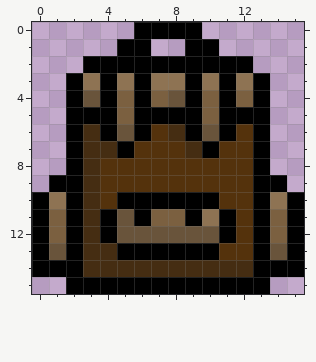
Two states of a pixel-art sprite, src/main/resources/icons/Backpack16x16.png. The first picture shows the starting point.
The file is 16x16 pixels.
And afterwards:
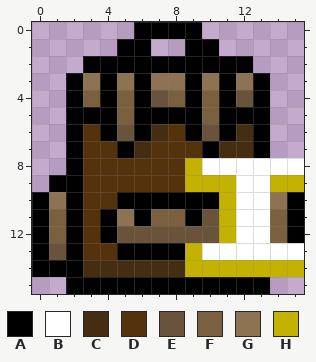
Palette (. is transparent): A #000000  B #ffffff  C #452d12  D #54320c  E #69543b  F #7b6040  G #8e7353  H #c3b300
What changed:
Changed rows in their new state; - is an unchanged pixel.
first column x 3:
 4 F---EF---E---
 6 D---CD---C---
 7 DD-C--D-CC---
 8 D-----HBBBBBB
 9 D-----HHHBBHH
10 D-------HBB--
11 D-G----EHBB--
12 D-------HBB--
13 DD----HBBBBBB
14 ------HHHHHHH
Boxes around the changes in both pictures, in picture pixels (x1, y1, x2, y2):
changed: (83, 90, 304, 277)
